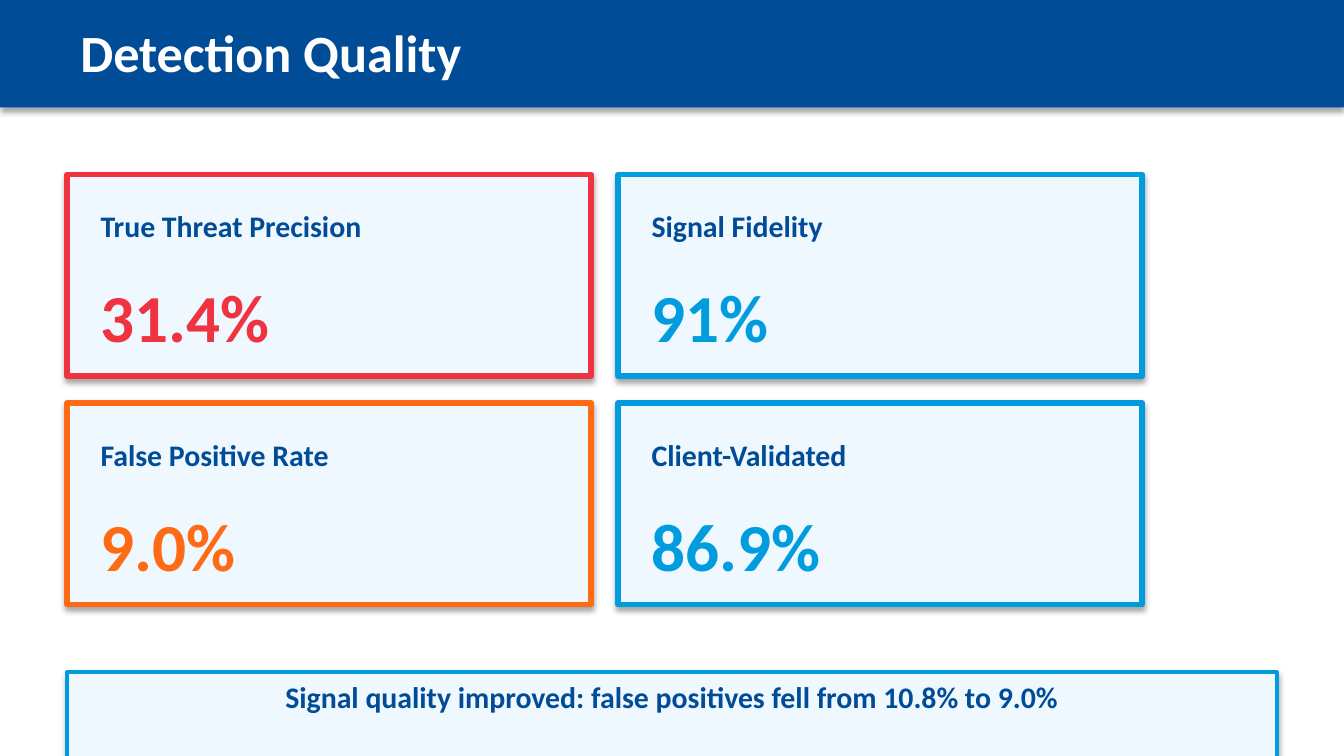
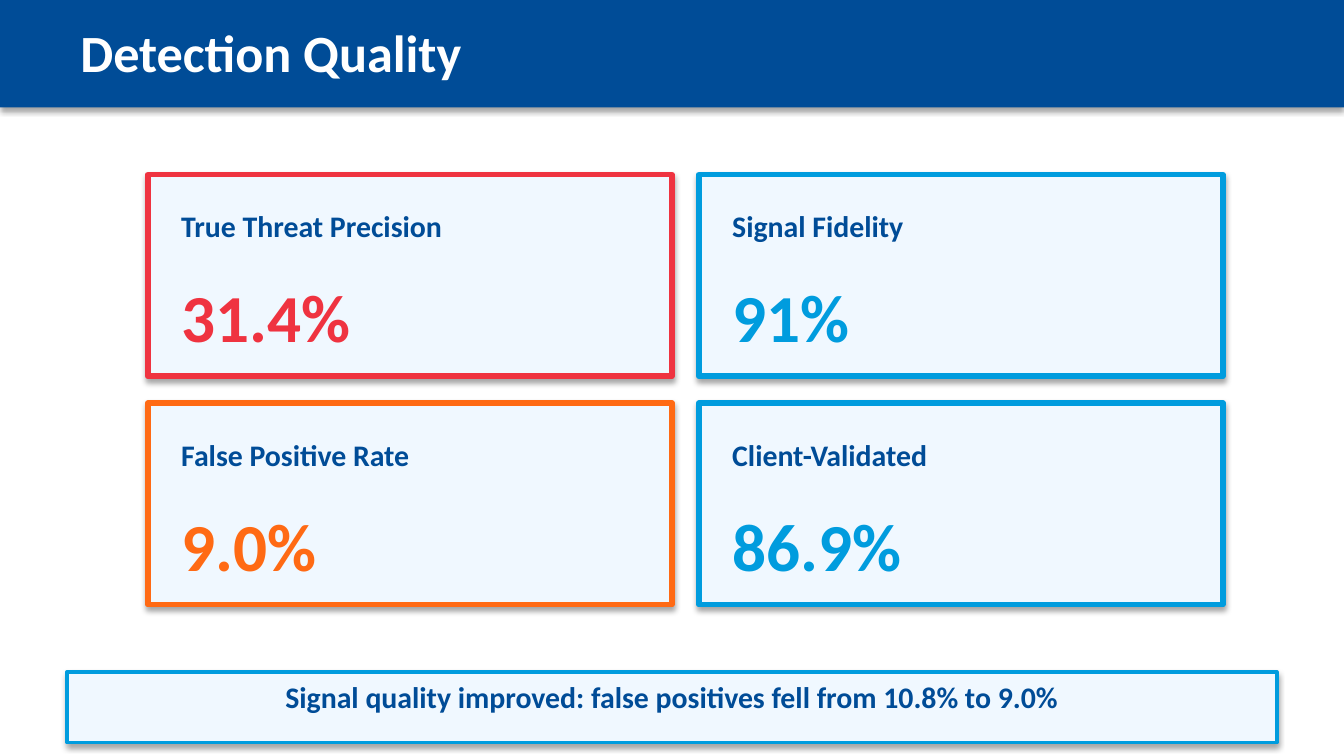
Before and after one commit to peregr956/Escalation-Details-Report, a slide deck: slide 10 of output/escalation_report_2025-12-19.pptx. Drawn at 1344x756 pixels with LibreOffice and Linux fonts; fonts in the diff are those of the drawing; background and template pictures are left out. Boxes give left, top, right and bottom in pixels: in the first picture for what was removed or moved away, otherwise in the second. Text is boxed around its words. In the diff, an @@ line names an element or a change of style, - is before the commit and + after.

```diff
--- a/output/escalation_report_2025-12-19.pptx
+++ b/output/escalation_report_2025-12-19.pptx
@@ 8 texts, 4 rectangles: place and size @@
-8 texts, 4 rectangles at [67,175,1142,605]
+8 texts, 4 rectangles at [148,175,1223,605]
@@ rectangle "Signal quality improved: false positives ...": place and size @@
-rectangle "Signal quality improved: false positives ..." at [67,672,1277,756]
+rectangle "Signal quality improved: false positives ..." at [67,672,1277,743]
```
Also in this commit, not shown: 9 other slides changed, 9 other files.
